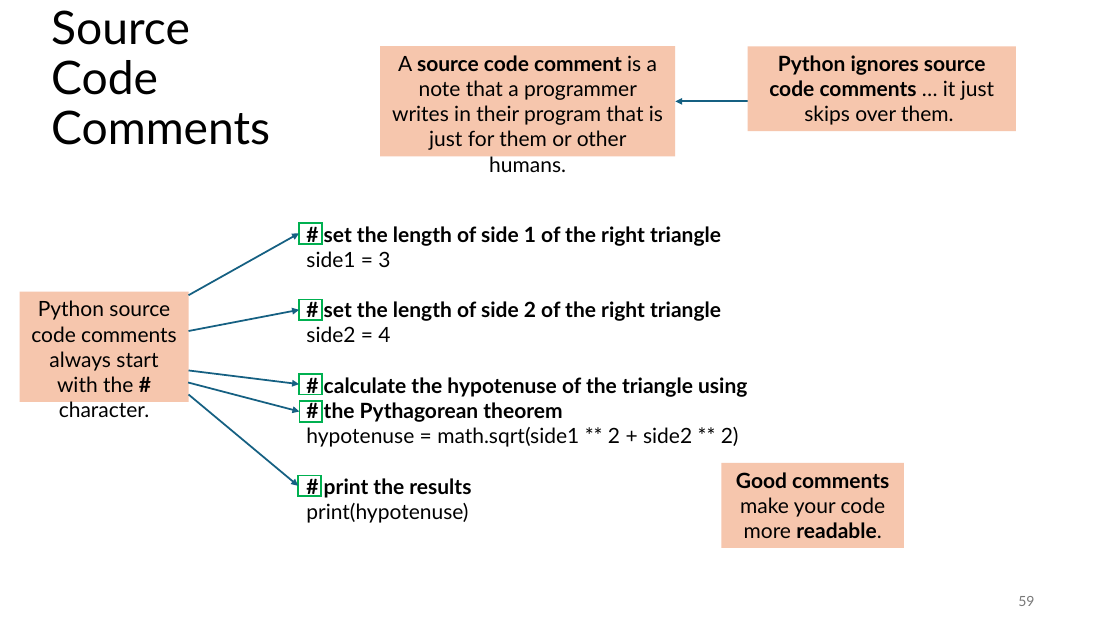
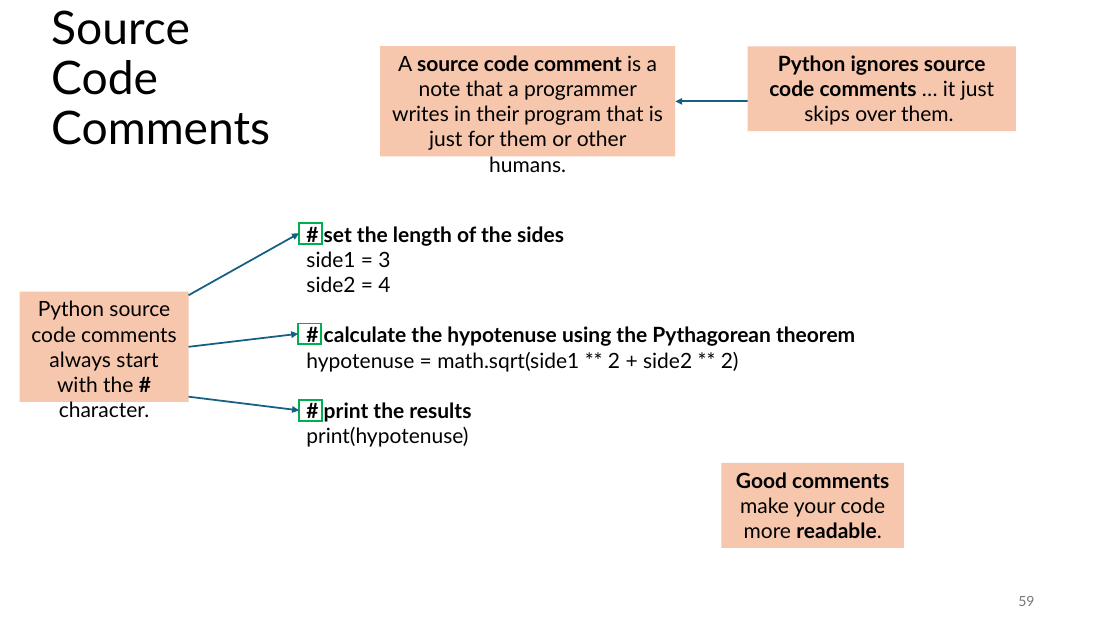
Before and after one commit to tjd1234/cmpt120spring2026, a slide deck: slide 59 of lecture_notes/chapter2/chapter2.pptx. Drawn at 1120x630 pixels with LibreOffice and Linux fonts; fonts in the diff are those of the drawing. Boxes give left, top, right and bottom in pixels: in the first picture for what was removed or moved away, otherwise in the second. Text is boxed around its words. In the diff, an @@ line names an element or a change of style, - is before the commit and + after.

```diff
--- a/lecture_notes/chapter2/chapter2.pptx
+++ b/lecture_notes/chapter2/chapter2.pptx
@@ text at (x1=324, y1=226, x2=564, y2=246): text changed @@
-# set the length of side 1 of the right triangle
+# set the length of the sides
@@ text at (x1=324, y1=301, x2=721, y2=321): paragraph removed @@
-# set the length of side 2 of the right triangle
@@ text at (x1=324, y1=326, x2=855, y2=346): text changed @@
-# calculate the hypotenuse of the triangle using
-# the Pythagorean theorem
+# calculate the hypotenuse using the Pythagorean theorem
@@ arrow moved from (188, 331) - (299, 310) to (188, 347) - (298, 334) @@
@@ arrow removed from (188, 382) to (299, 412) @@
@@ 2 rectangles, 1 arrow moved together from (x1=188, y1=299, x2=322, y2=395) to (x1=188, y1=323, x2=322, y2=421) @@
@@ arrow removed from (188, 395) to (298, 486) @@
@@ rectangle removed at (x1=298, y1=476, x2=321, y2=497) @@
```
Also in this commit, not shown: 9 other slides changed, 2 slides added, 1 slide removed, 3 other files.
